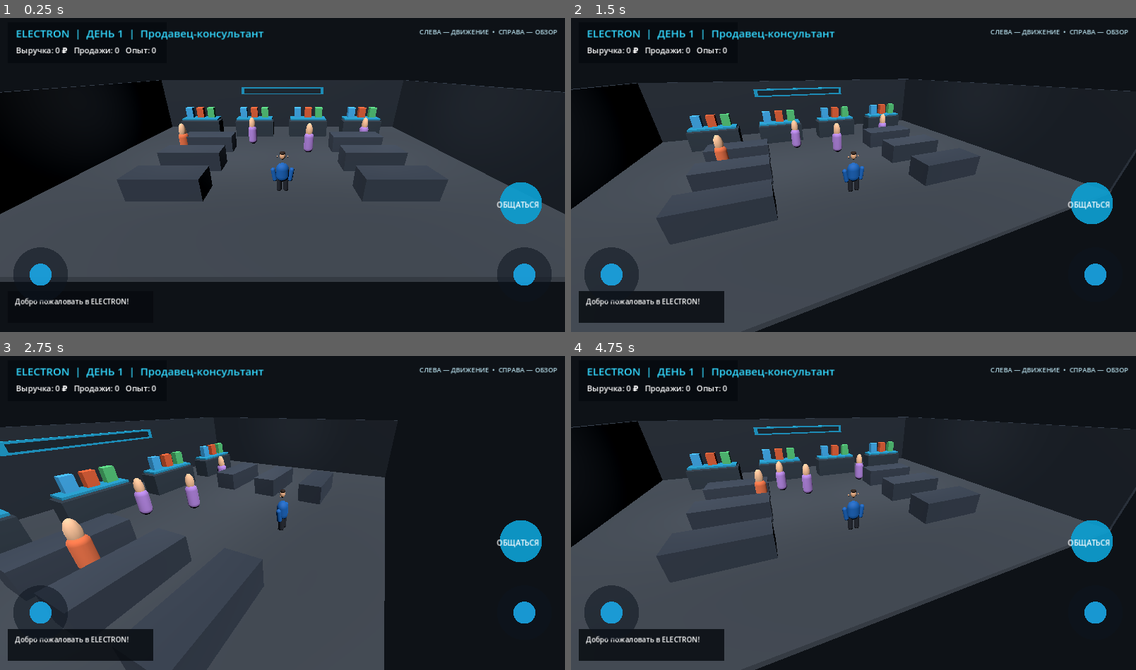
Above: before the commit, frames 1-4 (two rows, left to right).
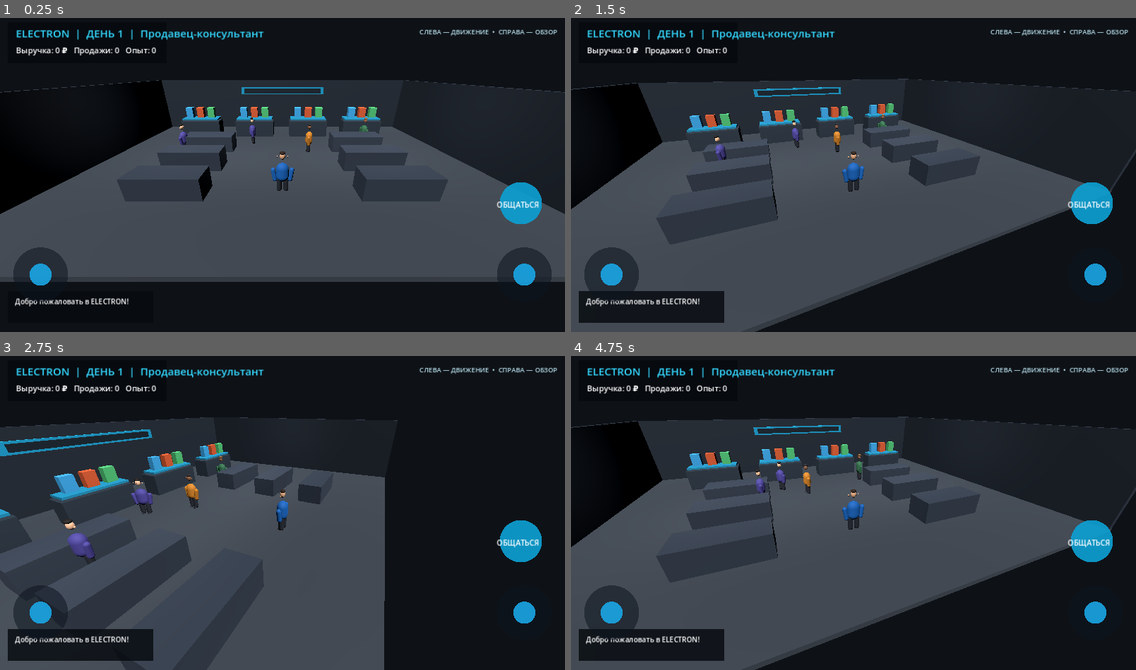
Above: after the commit, the same moments.

Repository: shilinillyaalexandrovich-wq/ELECTRON-3D
Game: Godot game, scene res://scenes/main.tscn
Same seed, same stepped clock (60 frames per second), same inputs: the game is played once before the commit and once after it.
Inputs (mouse positions are in pixels of both pictures, inside the frame that each line leads up to):
- Up to frame 1 (0.25 s): no input
- Up to frame 2 (1.5 s): move the mouse to (977, 156) at 0.52 s; click (977, 156) at 0.67 s; drag from (740, 187) to (825, 237) at 1.27 s
- Up to frame 3 (2.75 s): move the mouse to (339, 440) at 2.02 s; click (339, 440) at 2.17 s
- Up to frame 4 (4.75 s): drag from (825, 575) to (684, 462) at 2.77 s; move the mouse to (1023, 560) at 3.52 s; click (1023, 560) at 3.67 s; drag from (684, 462) to (768, 431) at 4.27 s

The runs differ from the first frame. In frame 1, 0.4% of the frame differs, in the area x 31-66%, y 31-43%; in frame 2, 0.4%; in frame 3, 1.1%, in the area x 11-41%, y 31-68%; in frame 4, 0.5%.

Commit message:
Use varied detailed human models for customers

Diff:
--- a/scripts/customer.gd
+++ b/scripts/customer.gd
@@ -1,4 +1,6 @@
 extends Node3D
+
+const CHARACTER_MODEL = preload("res://scripts/character_model.gd")
 
 var customer_name := "Покупатель"
 var patience := 100.0
@@ -24,26 +26,10 @@
     set_meta("price", price)
     set_meta("product_name", product_name)
     set_meta("customer_type", customer_type)
-    var body := MeshInstance3D.new()
-    var capsule := CapsuleMesh.new()
-    capsule.radius = 0.32
-    capsule.height = 1.45
-    body.mesh = capsule
-    body.position.y = 0.75
-    var material := StandardMaterial3D.new()
-    material.albedo_color = [Color(0.88,0.42,0.25), Color(0.32,0.72,0.42), Color(0.65,0.48,0.82), Color(0.9,0.68,0.22)].pick_random()
-    body.material_override = material
-    add_child(body)
-
-    var head := MeshInstance3D.new()
-    var sphere := SphereMesh.new()
-    sphere.radius = 0.23
-    head.mesh = sphere
-    head.position.y = 1.58
-    var skin := StandardMaterial3D.new()
-    skin.albedo_color = Color(0.9, 0.7, 0.55)
-    head.material_override = skin
-    add_child(head)
+    var outfits := [Color(0.72, 0.22, 0.16), Color(0.18, 0.42, 0.28), Color(0.28, 0.25, 0.58), Color(0.78, 0.48, 0.12), Color(0.18, 0.42, 0.58)]
+    var skins := [Color(0.94, 0.73, 0.58), Color(0.72, 0.48, 0.34), Color(0.52, 0.33, 0.23), Color(0.84, 0.62, 0.47)]
+    var hairs := [Color(0.08, 0.055, 0.035), Color(0.28, 0.14, 0.07), Color(0.58, 0.38, 0.18), Color(0.12, 0.12, 0.14)]
+    CHARACTER_MODEL.add_human(self, outfits.pick_random(), skins.pick_random(), hairs.pick_random())
 
     var collision := CollisionShape3D.new()
     var shape := CapsuleShape3D.new()
